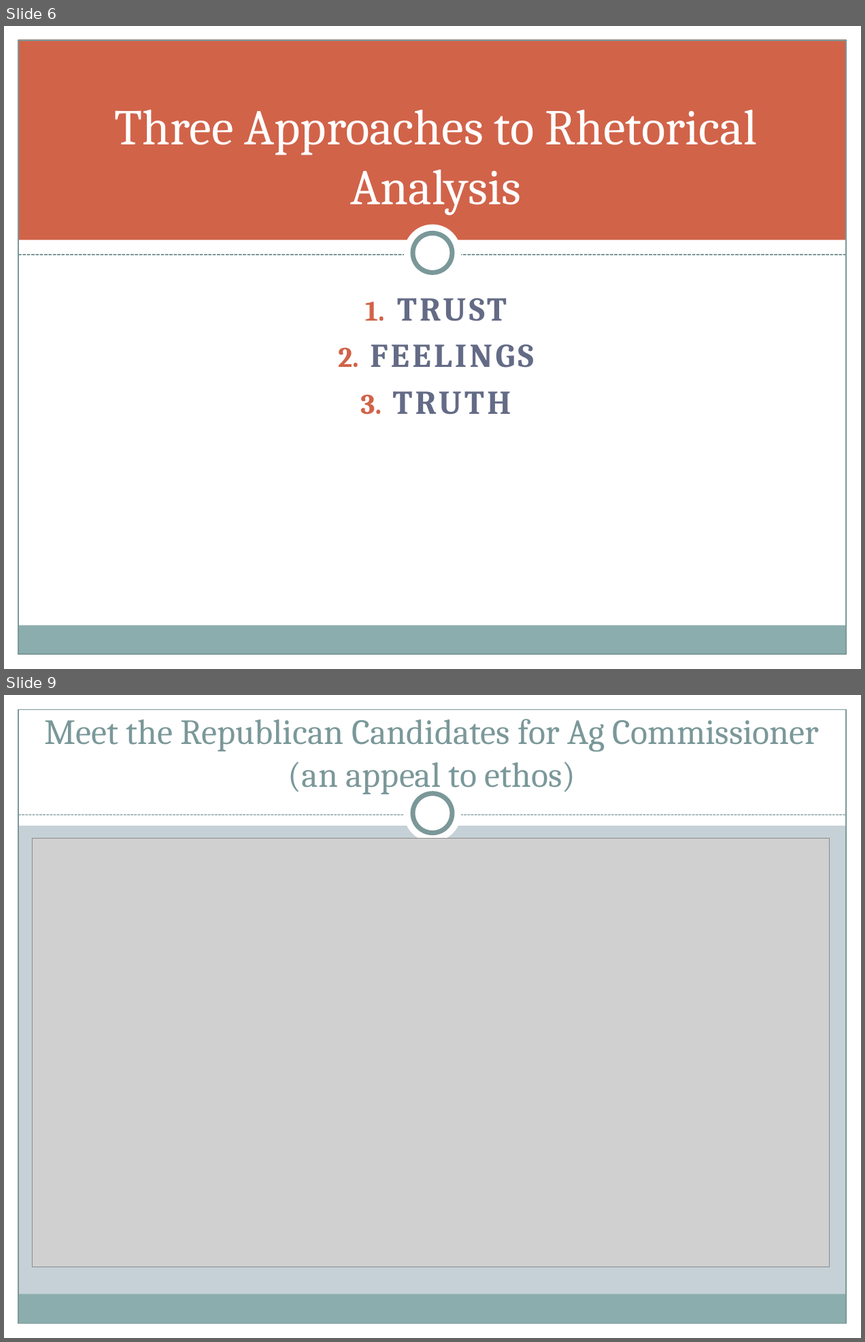
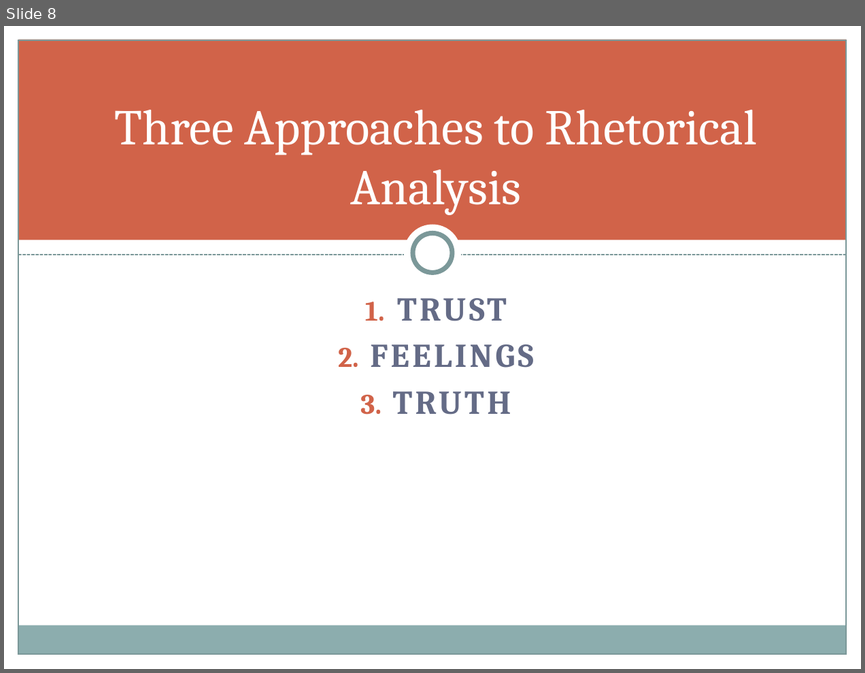
Before and after one commit to halperta/halperta.github.io, a slide deck: rhe306-spring2014/documents/logosLecture.pptx. Shown one above the other, each under a label of ours: slides 6 and 9 before the commit, slide 8 after it; the slides between them are not shown. The pictures are 865x1342 and 865x673 pixels, drawn with LibreOffice and Linux fonts; fonts in the diff are those of the drawing; grey boxes stand for pictures. Boxes give left, top, right and bottom in pixels: in the first picture for what was removed or moved away, otherwise in the second. Text is boxed around its words. In the diff, an @@ line names an element or a change of style, - is before the commit and + after.

```diff
--- a/rhe306-spring2014/documents/logosLecture.pptx
+++ b/rhe306-spring2014/documents/logosLecture.pptx
@@ slide 9 removed at <box>4,695,861,1338</box>, background #C5D1D7; not listed: 3 template elements that a slide beside it also shows @@
@@ rectangle removed at <box>4,695,861,826</box> @@
@@ rectangle removed at <box>4,695,18,1338</box> @@
@@ rectangle removed at <box>847,695,861,1338</box> @@
@@ title removed at <box>44,719,819,795</box> @@
-Meet the Republican Candidates for Ag Commissioner (an appeal to ethos)
@@ ellipse removed at <box>404,785,462,843</box> @@
@@ ellipse removed at <box>413,794,452,833</box> @@
@@ line removed from (18, 815) to (847, 815) @@
@@ picture removed at <box>33,838,829,1266</box> @@
@@ what was slide 6 is now slide 8 @@
```
Also in this commit, not shown: 5 slides changed, 6 slides added, 5 other slides removed, 4 other files.
